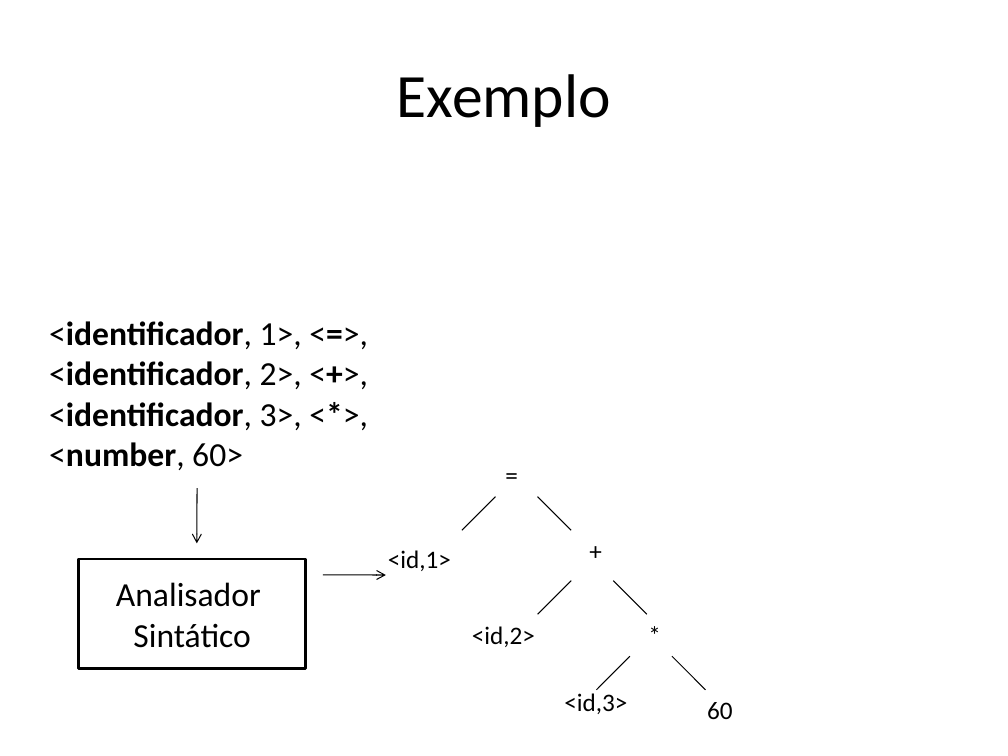
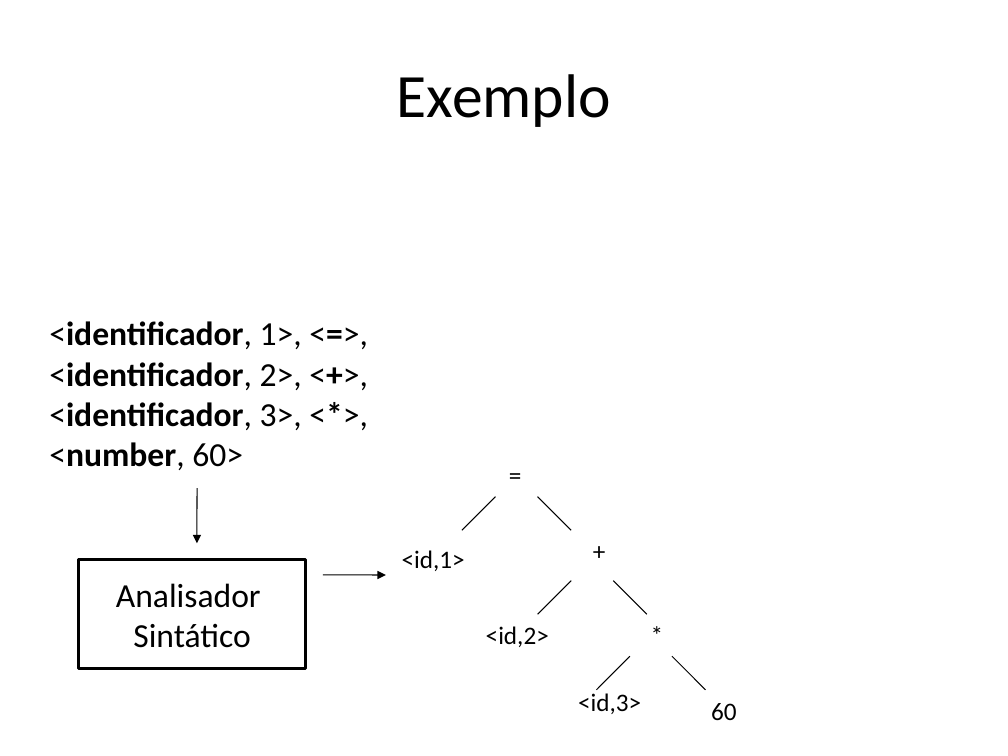
Before and after one commit to damorim/compilers-cin, a slide deck: slide 22 of slides-aulas/intro.pptx. Drawn at 1008x756 pixels with LibreOffice and Linux fonts; fonts in the diff are those of the drawing. Boxes give left, top, right and bottom in pixels: in the first picture for what was removed or moved away, otherwise in the second. Text is boxed around its words. In the diff, an @@ line names an element or a change of style, - is before the commit and + after.

```diff
--- a/slides-aulas/intro.pptx
+++ b/slides-aulas/intro.pptx
@@ text "=" rewrapped from <box>496,455,535,505</box> to <box>499,455,531,495</box> @@
@@ arrow removed from (197, 488) to (197, 543) @@
@@ freeform shape added at <box>197,488,197,544</box>, outline #000000 0.75 pt @@
@@ text "<id,1>": place and size @@
-text "<id,1>" at <box>388,550,451,571</box>
+text "<id,1>" at <box>402,550,465,571</box>
@@ text "+" rewrapped from <box>580,530,619,581</box> to <box>583,530,615,571</box> @@
@@ arrow removed from (323, 575) to (386, 575) @@
@@ freeform shape added at <box>323,575,385,575</box>, outline #000000 0.75 pt @@
@@ text "<id,2>": place and size @@
-text "<id,2>" at <box>472,626,535,647</box>
+text "<id,2>" at <box>486,626,549,647</box>
@@ text "*" rewrapped from <box>638,614,675,664</box> to <box>641,614,673,654</box> @@
@@ text "<id,3>": place and size @@
-text "<id,3>" at <box>564,693,627,714</box>
+text "<id,3>" at <box>578,693,641,714</box>
@@ text "60": place and size @@
-text "60" at <box>707,702,733,720</box>
+text "60" at <box>711,703,737,721</box>
```
Also in this commit, not shown: 29 other slides changed.
